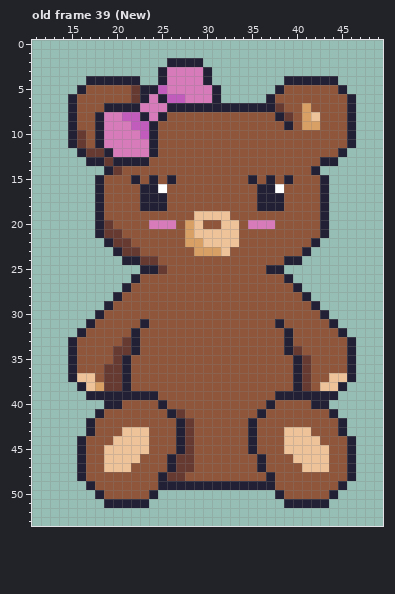
Pixel-art file: aseprite_files/teddybear_girl.ase. Above is the file before it was changed.
64x64 pixels, 39 frames. Shown: old frame 39 (New): x 11..49, y 0..53. The commit also changed other frames, which this record leaves out.
The same view after the edit:
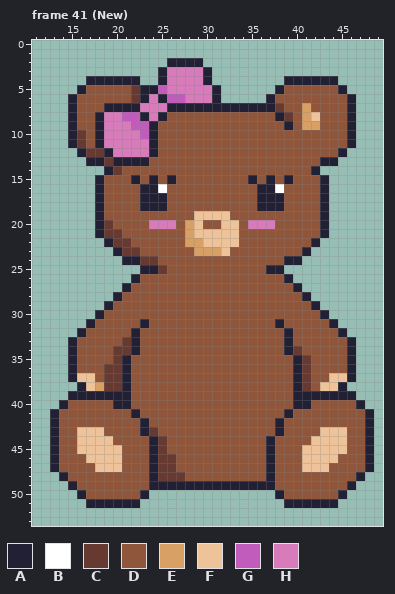
Palette (. is transparent): A #222034  B #ffffff  C #663931  D #8f563b  E #d9a066  F #eec39a  G #c15cbc  H #d77bba
A new or re-ordered frame is compared with the old frame closest to it.
Commit: added missing feet animations for neutral position
Change:
frames 39 -> 41
--- frame 41 (New) is new; against old frame 39 (New), layers "Feet", "Body"
@@ x 11..49 @@
 38 .....AFECCADDDDDDDDDDDDDDDDDDACDFFA....
-39 ......AAAAAAAADDDDDDDDDDDDDAAAAAAA.....
-40 ........AADDDDADDDDDDDDDDDADDDDAA......
-41 .......ADDDDDDDACDDDDDDDDADDDDDDDA.....
-42 ......ADDDDDDDDDACDDDDDDADDDDDDDDDA....
-43 ......ADDDFFFDDDACDDDDDDADDDFFFDDDA....
-44 .....ADDDFFFFDDDACDDDDDDADDDFFFFDDDA...
-45 .....ADDFFFFFDDDACDDDDDDADDDFFFFFDDA...
-46 .....ADDFFFFDDDACCDDDDDDDADDDFFFFDDA...
-47 .....ADDFFFDDDDACCDDDDDDDADDDDFFFDDA...
-48 .....ADDDDDDDDACCDDDDDDDDDADDDDDDDDA...
-49 ......ADDDDDDDAAAAAAAAAAAAADDDDDDDA....
-50 .......ADDDDDA.............ADDDDDA.....
-51 ........AAAAA...............AAAAA......
+39 ....AAAAAAADDDDDDDDDDDDDDDDDDAAAAAAA...
+40 ...ADDDDDAADDDDDDDDDDDDDDDDDDAADDDDDA..
+41 ..ADDDDDDDDADDDDDDDDDDDDDDDDADDDDDDDDA.
+42 ..ADDDDDDDDDADDDDDDDDDDDDDDADDDDDDDDDA.
+43 ..ADDFFFDDDDACDDDDDDDDDDDDDADDDDFFFDDA.
+44 ..ADDFFFFDDDDACDDDDDDDDDDDADDDDFFFFDDA.
+45 ..ADDFFFFFDDDACDDDDDDDDDDDADDDFFFFFDDA.
+46 ..ADDDFFFFDDDACCDDDDDDDDDDADDDFFFFDDDA.
+47 ..ADDDDFFFDDDACCDDDDDDDDDDADDDFFFDDDDA.
+48 ...ADDDDDDDDDACCCDDDDDDDDDADDDDDDDDDA..
+49 ....ADDDDDDDDAAAAAAAAAAAAAADDDDDDDDA...
+50 .....ADDDDDDA..............ADDDDDDA....
+51 ......AAAAAA................AAAAAA.....
 52 .......................................
Changed places in both pictures, as pixel boxes (x1, y1, x2, y2):
changed: (50, 391, 194, 508)
changed: (248, 391, 374, 508)
